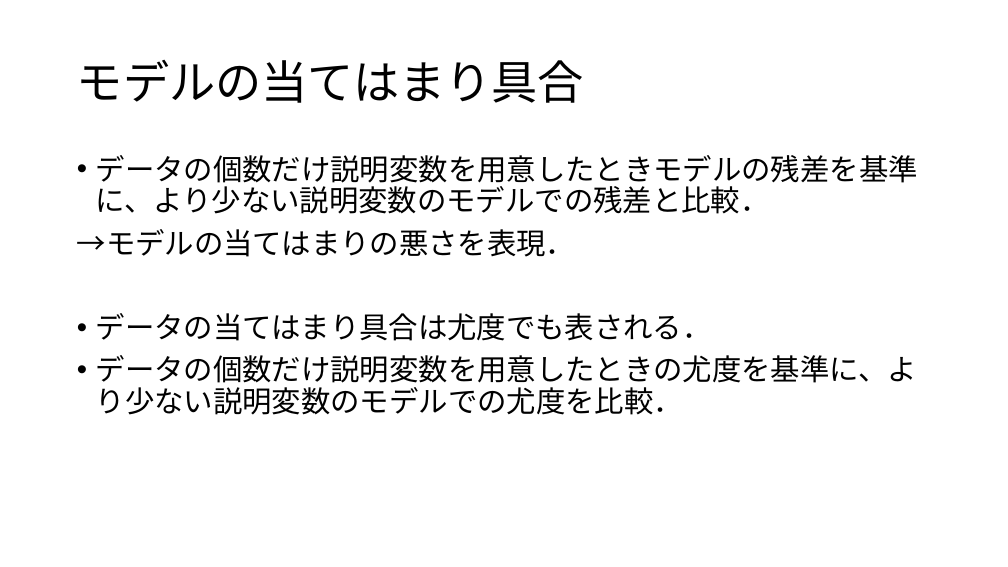
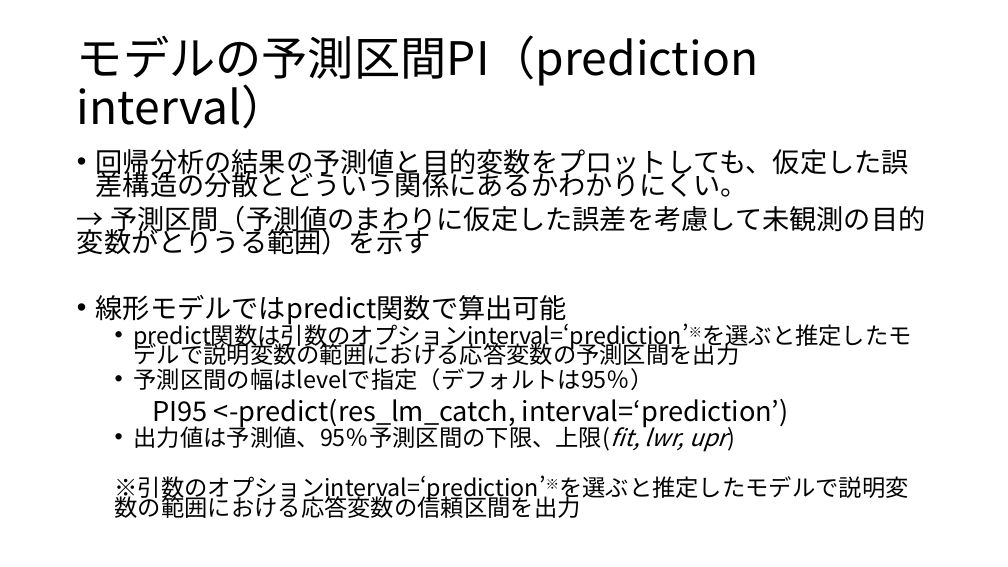
Before and after one commit to KoHMB/Shigen_kensyu_FRA, a slide deck: slide 3 of R/スライド/第28回.pptx. Drawn at 1008x567 pixels with LibreOffice and Linux fonts; fonts in the diff are those of the drawing. Boxes give left, top, right and bottom in pixels: in the first picture for what was removed or moved away, otherwise in the second. Text is boxed around its words. In the diff, an @@ line names an element or a change of style, - is before the commit and + after.

```diff
--- a/R/スライド/第28回.pptx
+++ b/R/スライド/第28回.pptx
@@ title at [77, 35, 758, 129]: text changed @@
-モデルの当てはまり具合
+モデルの予測区間PI（prediction interval）
@@ text added at [77, 149, 925, 518], 22.2 pt, text #000000 @@
+• 回帰分析の結果の予測値と目的変数をプロットしても、仮定した誤差構造の分散とどういう関係にあるかわかりにくい。
+→ 予測区間（予測値のまわりに仮定した誤差を考慮して未観測の目的変数がとりうる範囲）を示す
+• 線形モデルではpredict関数で算出可能
+  • predict関数は引数のオプションinterval=‘prediction’※を選ぶと推定したモデルで説明変数の範囲における応答変数の予測区間を出力
+  • 予測区間の幅はlevelで指定（デフォルトは95％）
+PI95 <-predict(res_lm_catch, interval=‘prediction’)
+  • 出力値は予測値、95％予測区間の下限、上限(fit, lwr, upr)
+  ※引数のオプションinterval=‘prediction’※を選ぶと推定したモデルで説明変数の範囲における応答変数の信頼区間を出力
@@ text removed at [77, 155, 918, 415] @@
-• データの個数だけ説明変数を用意したときモデルの残差を基準に、より少ない説明変数のモデルでの残差と比較．
-→モデルの当てはまりの悪さを表現．
-• データの当てはまり具合は尤度でも表される．
-• データの個数だけ説明変数を用意したときの尤度を基準に、より少ない説明変数のモデルでの尤度を比較．
```
Also in this commit, not shown: 5 other slides changed, 3 slides added, 3 slides removed, 10 other files.
